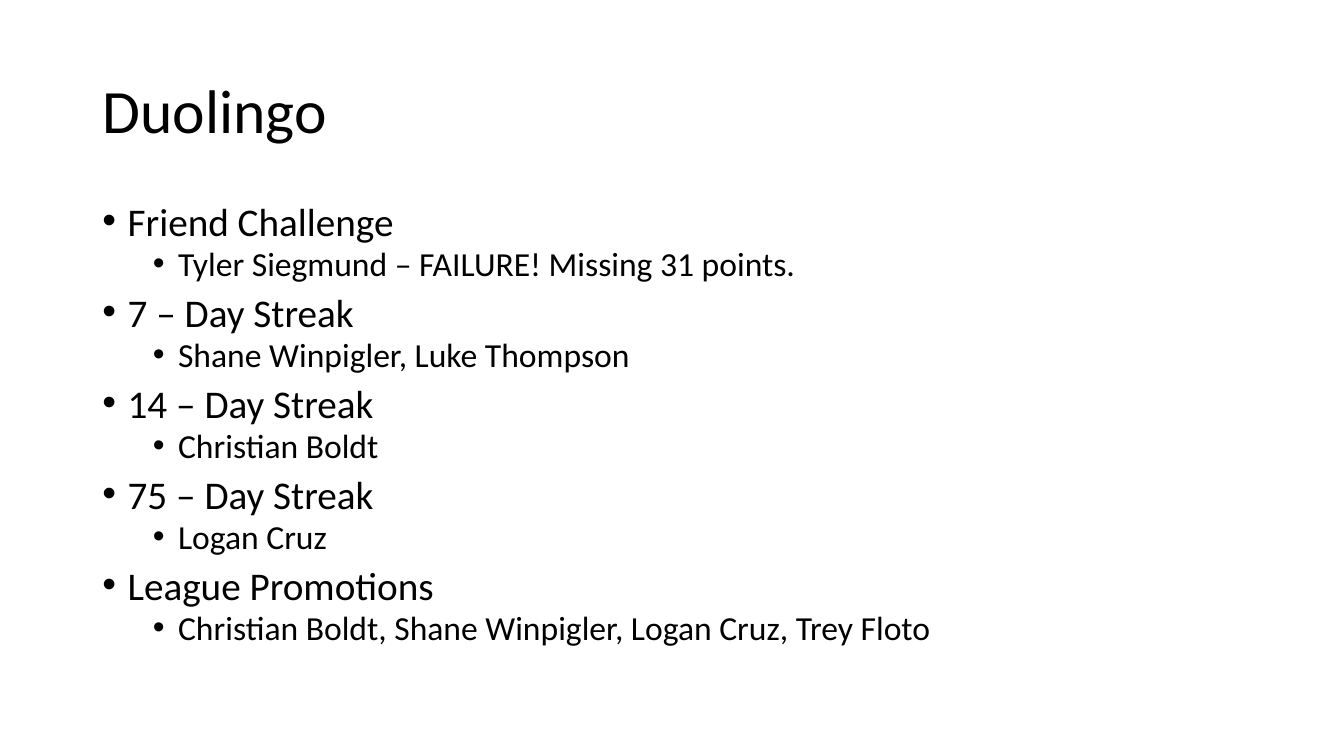
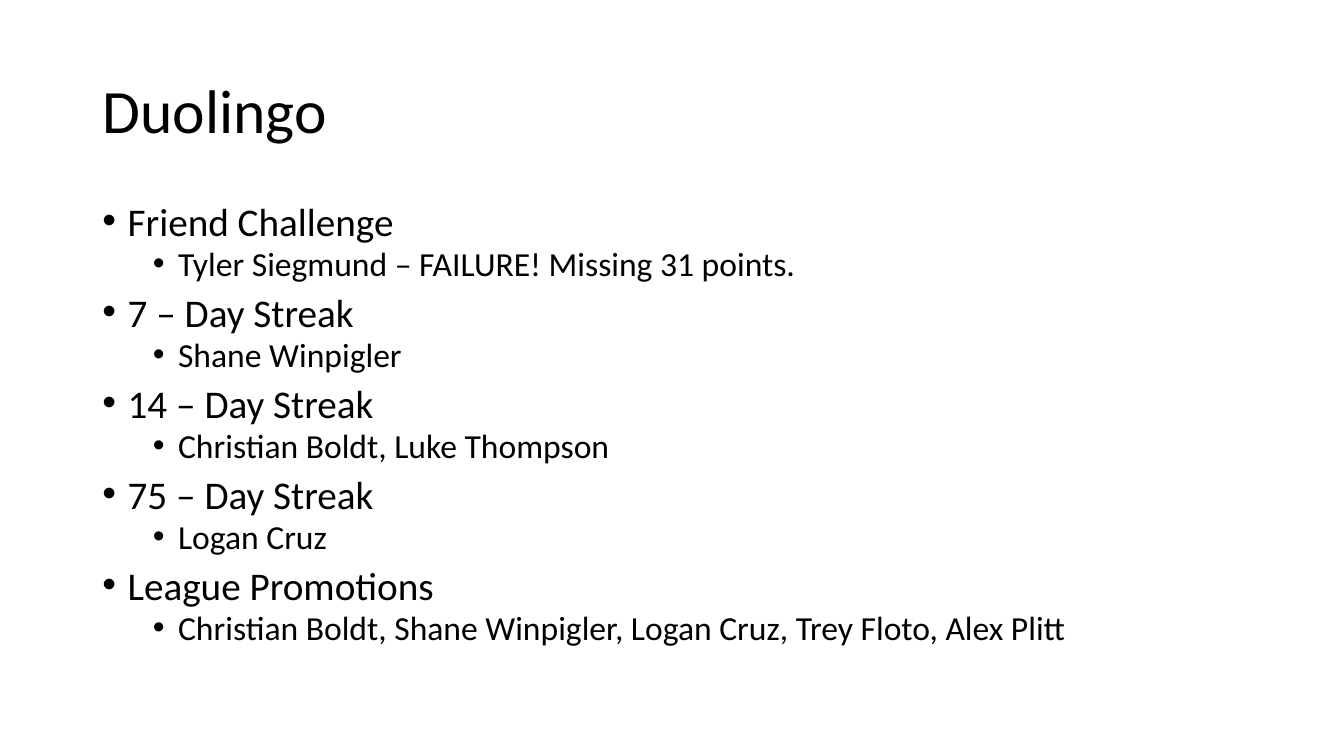
Before and after one commit to parke2023059/docpacs2223, a slide deck: slide 2 of docpac_13021222/Weekly Review.pptx. Drawn at 1344x756 pixels with LibreOffice and Linux fonts; fonts in the diff are those of the drawing. Boxes give left, top, right and bottom in pixels: in the first picture for what was removed or moved away, otherwise in the second. Text is boxed around its words. In the diff, an @@ line names an element or a change of style, - is before the commit and + after.

```diff
--- a/docpac_13021222/Weekly Review.pptx
+++ b/docpac_13021222/Weekly Review.pptx
@@ text at bbox=[178, 343, 401, 373]: text changed @@
-  • Shane Winpigler, Luke Thompson
+  • Shane Winpigler
@@ text at bbox=[178, 434, 610, 464]: text changed @@
-  • Christian Boldt
+  • Christian Boldt, Luke Thompson
@@ text at bbox=[178, 616, 1065, 646]: text changed @@
-  • Christian Boldt, Shane Winpigler, Logan Cruz, Trey Floto
+  • Christian Boldt, Shane Winpigler, Logan Cruz, Trey Floto, Alex Plitt
```
Also in this commit, not shown: 2 other files.
